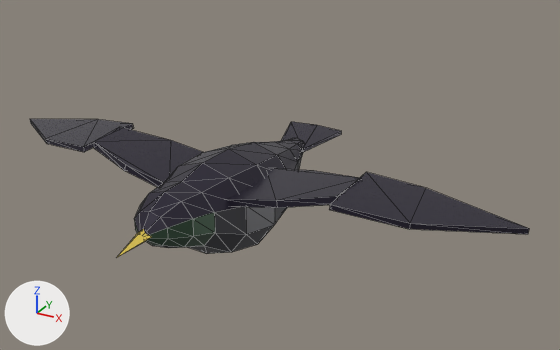
Before and after pictures for a commit that changed the glTF model assets/models/starling.glb.
Before and after are seen from a 50 mm lens placed at (2.07, -3.44, 1.77), pointed at (0.19, -0.03, 0.06). Every picture has the same lights, and +X, +Y and +Z are marked at lower left. The first picture is the older version. Mesh edges are drawn as thin lines.

Objects in the first picture: 'Body', 'HandL', 'HandR', 'Tail', 'WingL', 'WingR'.
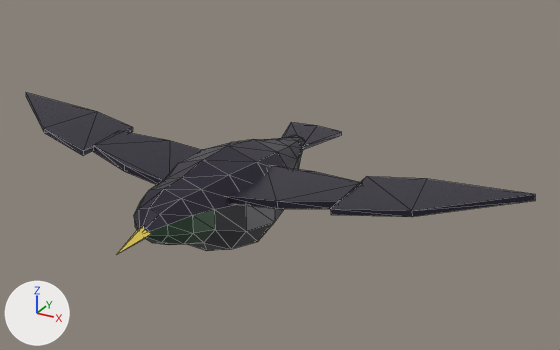
Location of each change, [x1, y1, x2, y2] in pixels of the pictures (560 x 350 px):
'Body', moved, turned: before [118, 138, 304, 257]; after [116, 135, 305, 255]
'HandL', moved, turned: before [329, 172, 529, 234]; after [330, 176, 535, 217]
'WingL', moved, turned: before [227, 168, 361, 208]; after [227, 166, 362, 209]
'WingR', moved, turned: before [94, 127, 203, 187]; after [93, 131, 201, 185]
'HandR', moved, turned: before [30, 119, 134, 152]; after [26, 93, 133, 156]
'Tail', moved, turned: before [281, 122, 341, 152]; after [282, 122, 341, 149]

Diff of the bpy script that builds the scene:
```diff
--- a/assets/models/starling.glb.py
+++ b/assets/models/starling.glb.py
@@ ob_body @@
 ob_body = bpy.data.objects.new('Body', me_body)
-ob_body.location = (0.0, 0.0, -0.016)
+ob_body.location = (0.0, 0.0, 0.001)
+ob_body.rotation_euler = (0.00128, 0.0, 0.0)  # degrees (0.1, 0, 0)
@@ ob_tail @@
 ob_tail.location = (0.0, 0.46, 0.03)
-ob_tail.rotation_euler = (0.0651, 0.0, 0.0)  # degrees (3.7, 0, 0)
+ob_tail.rotation_euler = (-0.00321, 0.0, 0.0)  # degrees (-0.2, 0, 0)
@@ ob_wingl @@
 ob_wingl.location = (0.16, -0.36, 0.13)
-ob_wingl.rotation_euler = (0.0, -0.175, 0.0)  # degrees (0, -10, 0)
+ob_wingl.rotation_euler = (-0.00322, -0.106, 0.000091)  # degrees (-0.2, -6.1, 0)
@@ ob_handl @@
 ob_handl.location = (0.58, 0.0, 0.0)
-ob_handl.rotation_euler = (0.0, 0.301, 0.0)  # degrees (0, 17, 0)
+ob_handl.rotation_euler = (0.0, -0.00771, 0.0)  # degrees (0, -0.4, 0)
@@ ob_wingr @@
 ob_wingr.location = (-0.16, -0.36, 0.13)
-ob_wingr.rotation_euler = (0.0, 0.175, 0.0)  # degrees (0, 10, 0)
+ob_wingr.rotation_euler = (-0.00322, 0.106, -0.000091)  # degrees (-0.2, 6.1, -0)
@@ ob_handr @@
 ob_handr.location = (-0.58, 0.0, 0.0)
-ob_handr.rotation_euler = (0.0, -0.301, 0.0)  # degrees (0, -17, 0)
+ob_handr.rotation_euler = (0.0, 0.00771, 0.0)  # degrees (0, 0.4, 0)
```
